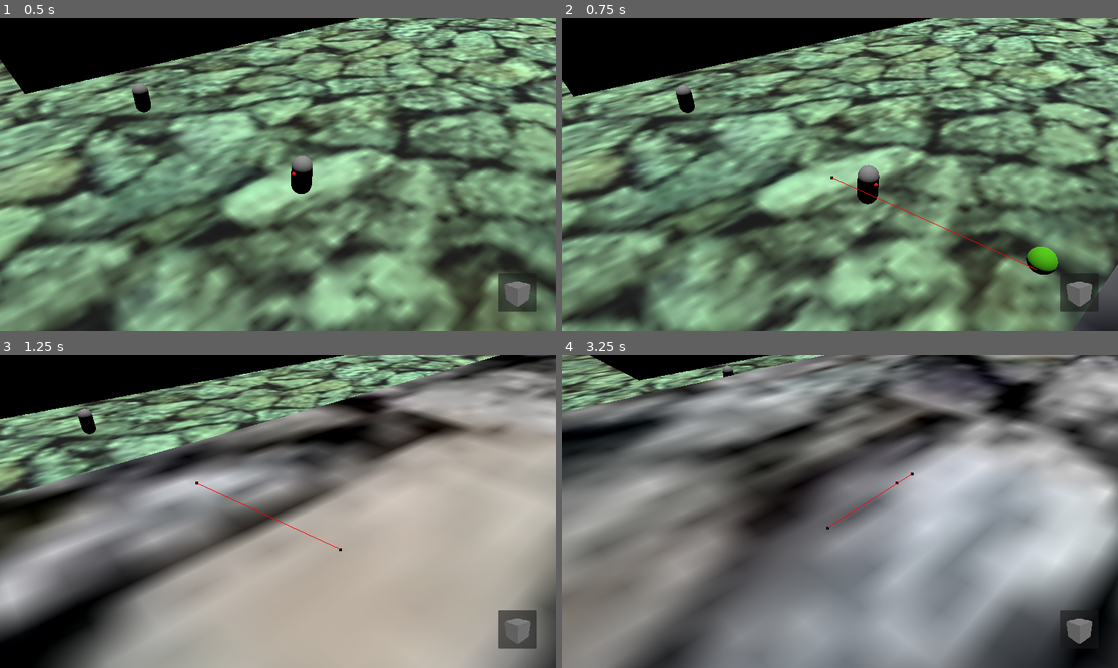
Above: before the commit, frames 1-4 (two rows, left to right).
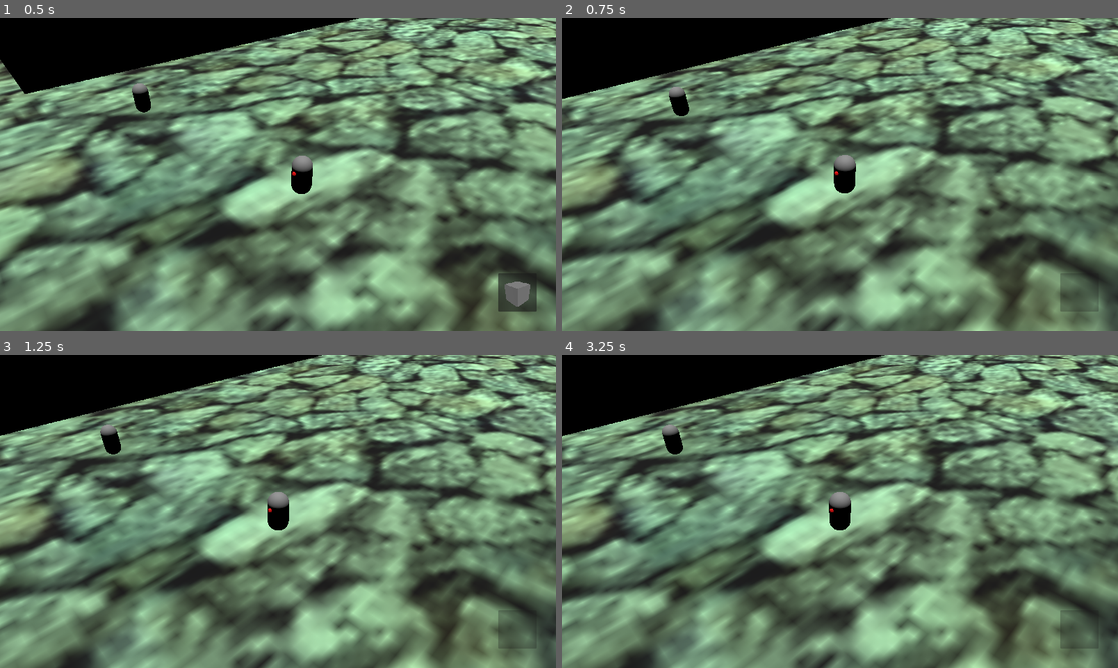
Above: after the commit, the same moments.

Repository: OLIWAPUNK/WSKAZEM
Game: Godot game, scene res://Scenes/GameWorld/World.tscn
Two runs of this game, one before a commit and one after it. Both use one fixed random seed, a clock stepped at 60 frames per second and the inputs below.
Inputs (mouse positions are in pixels of both pictures, inside the frame that each line leads up to):
- Up to frame 1 (0.5 s): no input
- Up to frame 2 (0.75 s): click (1079, 293) at 0.5 s
- Up to frame 3 (1.25 s): no input
- Up to frame 4 (3.25 s): click (1079, 630) at 1.27 s; click (1079, 630) at 2.02 s; move the mouse to (962, 495) at 2.77 s; press the mouse at (962, 495) at 2.78 s

Frame 1 is identical in both runs. In frame 2, 59% of the frame differs, in the area x 0-100%, y 0-100%; in frame 3, 85%; in frame 4, 91%.

Commit message:
Fix layering issue

Diff:
--- a/Scenes/UI/GameUI.tscn
+++ b/Scenes/UI/GameUI.tscn
@@ -13,7 +13,7 @@
 anchor_bottom = 1.0
 grow_horizontal = 2
 grow_vertical = 2
-mouse_filter = 1
+mouse_filter = 2
 
 [node name="UIManager" type="Node" parent="." unique_id=493662610]
 script = ExtResource("1_tyage")
--- a/Scenes/UI/InventoryUI.tscn
+++ b/Scenes/UI/InventoryUI.tscn
@@ -11,7 +11,7 @@
 anchor_bottom = 1.0
 grow_horizontal = 2
 grow_vertical = 2
-mouse_filter = 1
+mouse_filter = 2
 
 [node name="InventoryManager" type="Node" parent="." unique_id=1857304149]
 script = ExtResource("2_jgtma")
Not shown: 1 places in Scenes/UI/GameUI.tscn that only renumber resources
